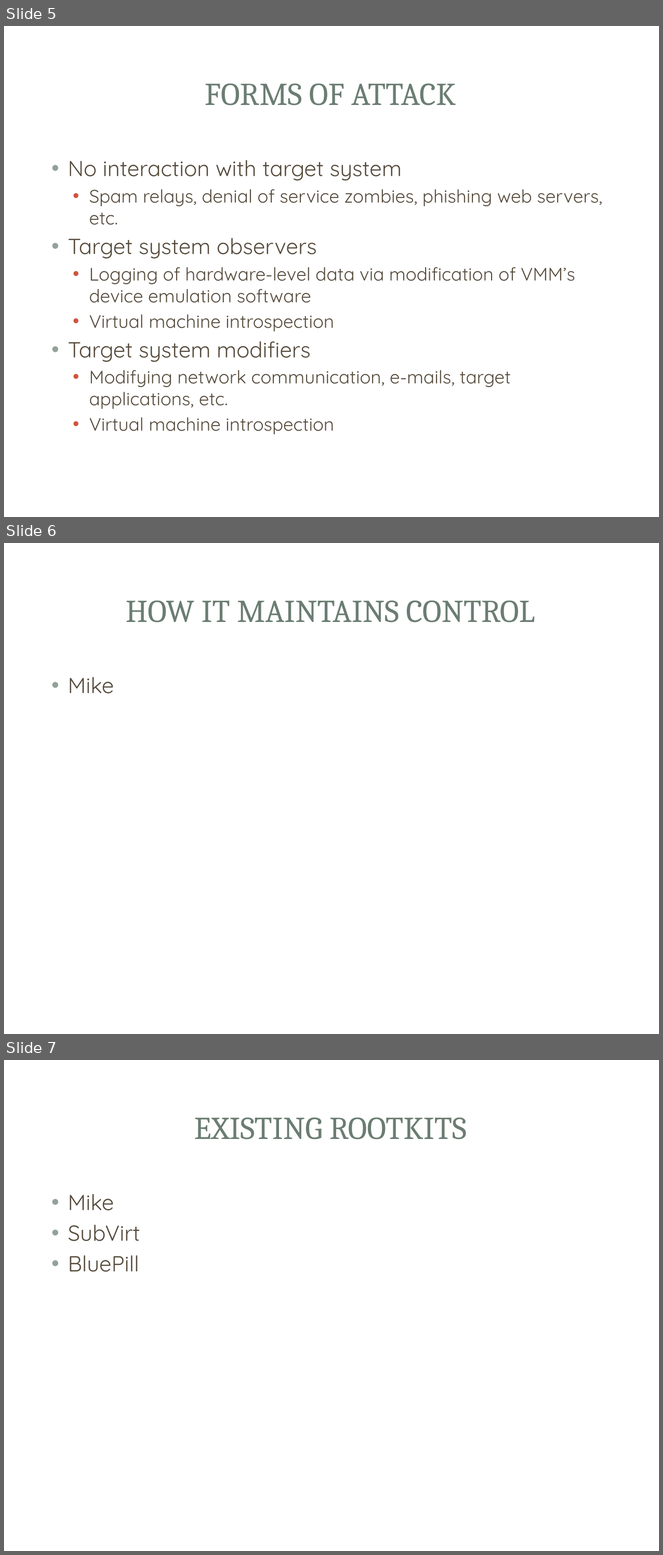
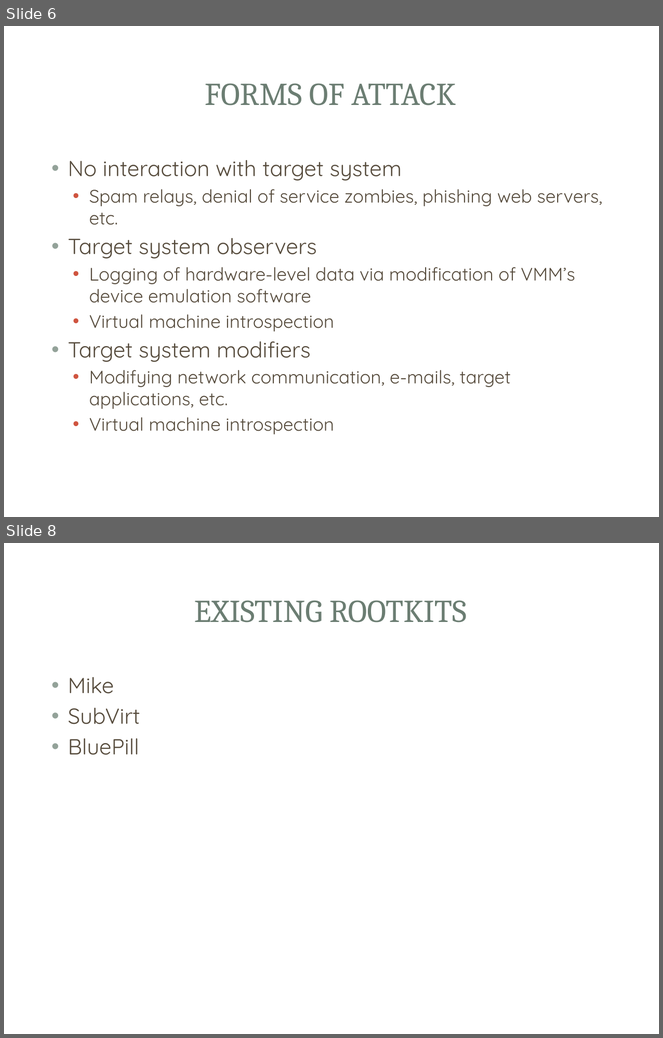
Before and after one commit to mjmalkowski11023/Computer-Security-2013, a slide deck: VMBR_Presentation.pptx. Shown one above the other, each under a label of ours: slides 5, 6 and 7 before the commit, slides 6 and 8 after it; the slides between them are not shown. The pictures are 663x1555 and 663x1038 pixels, drawn with LibreOffice and Linux fonts; fonts in the diff are those of the drawing; background and template pictures are left out. Boxes give left, top, right and bottom in pixels: in the first picture for what was removed or moved away, otherwise in the second. Text is boxed around its words. In the diff, an @@ line names an element or a change of style, - is before the commit and + after.

Commit message:
Added Virtual Machine and VMBR control parts

```diff
--- a/VMBR_Presentation.pptx
+++ b/VMBR_Presentation.pptx
@@ slide 6 removed at (4,543,659,1034), background picture (left out); not listed: 3 template elements that a slide beside it also shows @@
@@ title removed at (126,600,535,623) @@
-HOW IT MAINTAINS CONTROL
@@ text removed at (68,677,114,694) @@
-• Mike
@@ what was slide 5 is now slide 6 @@
@@ what was slide 7 is now slide 8 @@
```
Also in this commit, not shown: 3 slides added, 1 other slide removed.
